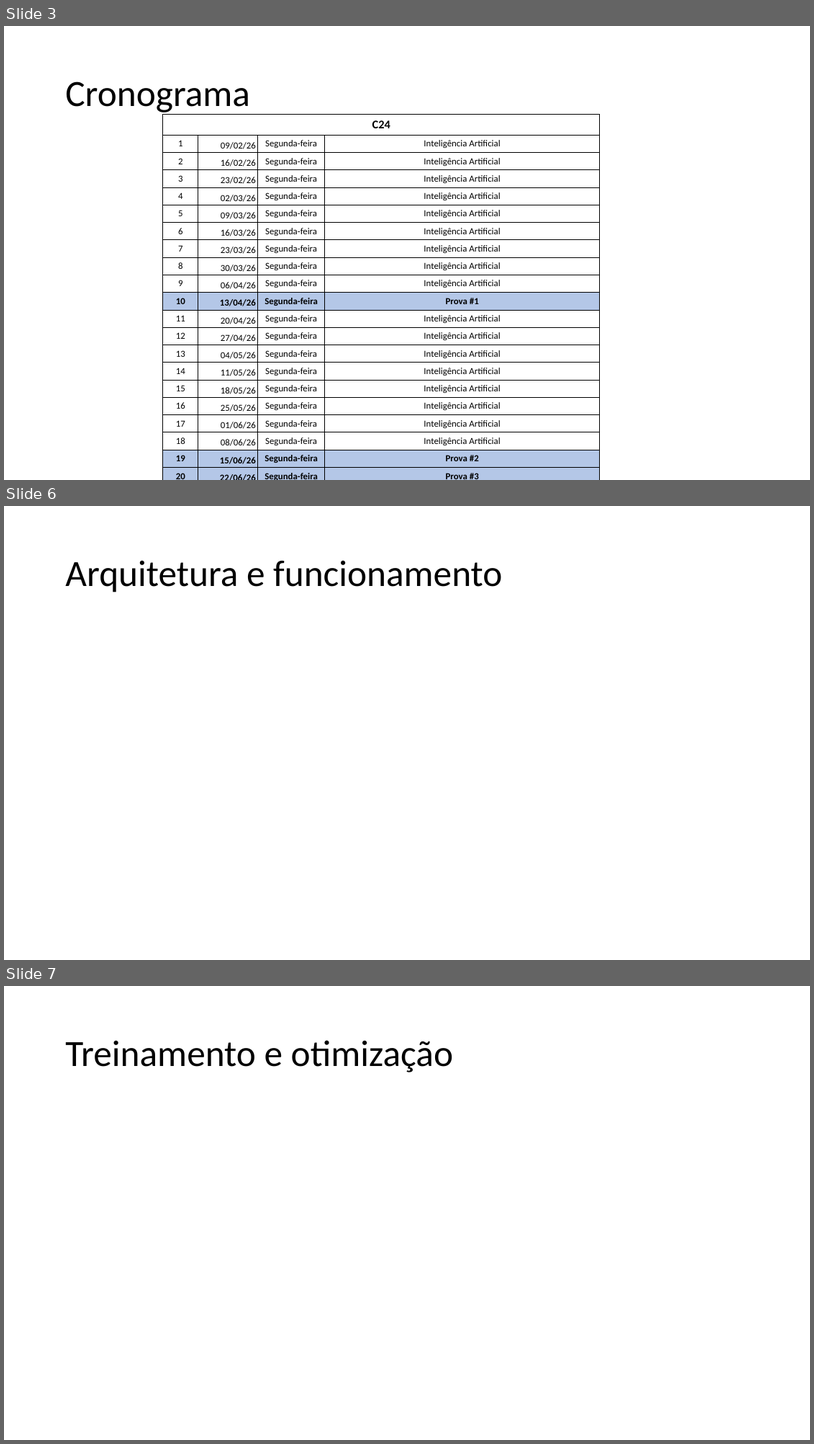
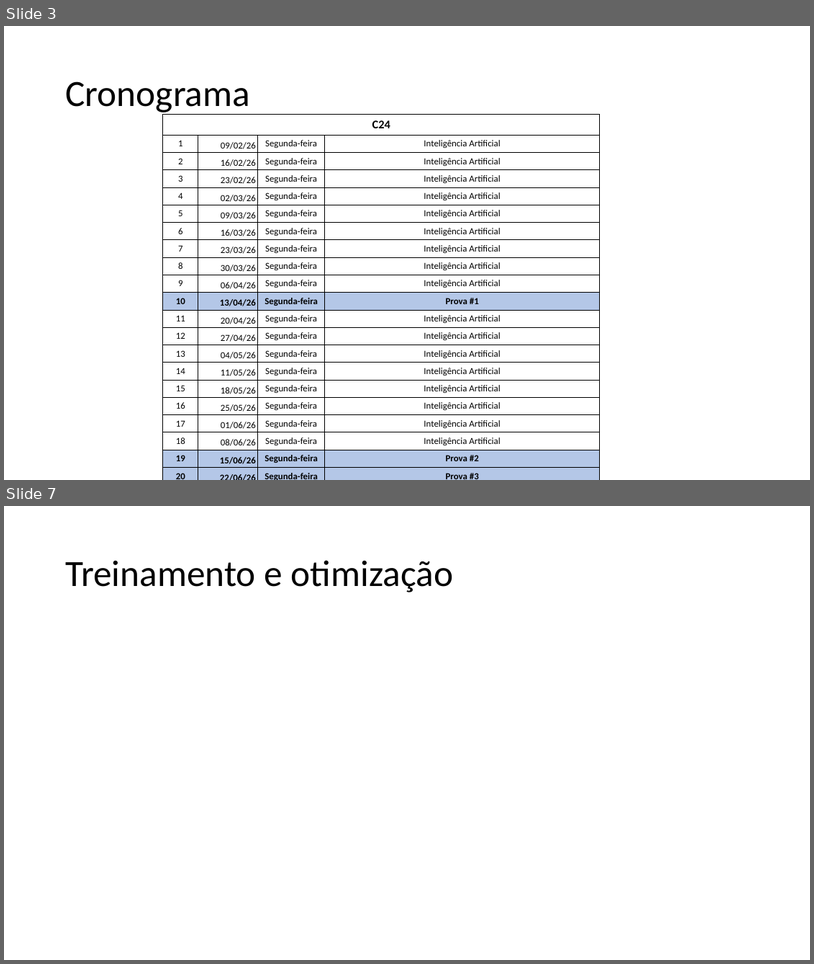
Before and after one commit to zz4fap/c24_inteligencia_artificial, a slide deck: slides/C24_Introdução.pptx. Shown one above the other, each under a label of ours: slides 3, 6 and 7 before the commit, slides 3 and 7 after it; the slides between them are not shown. The pictures are 814x1444 and 814x964 pixels, drawn with LibreOffice and Linux fonts; fonts in the diff are those of the drawing. Boxes give left, top, right and bottom in pixels: in the first picture for what was removed or moved away, otherwise in the second. Text is boxed around its words. In the diff, an @@ line names an element or a change of style, - is before the commit and + after.

```diff
--- a/slides/C24_Introdução.pptx
+++ b/slides/C24_Introdução.pptx
@@ slide 6 removed at box(4, 506, 810, 960), background #FFFFFF @@
@@ title removed at box(65, 560, 502, 592) @@
-Arquitetura e funcionamento
```
Also in this commit, not shown: 3 slides added, 2 other slides removed.
